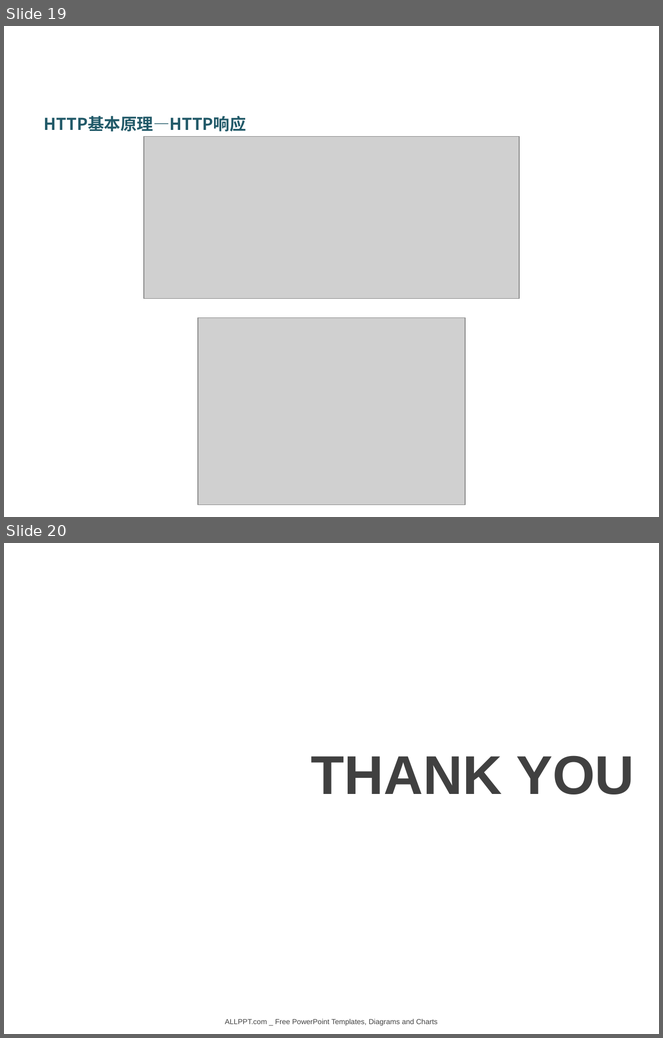
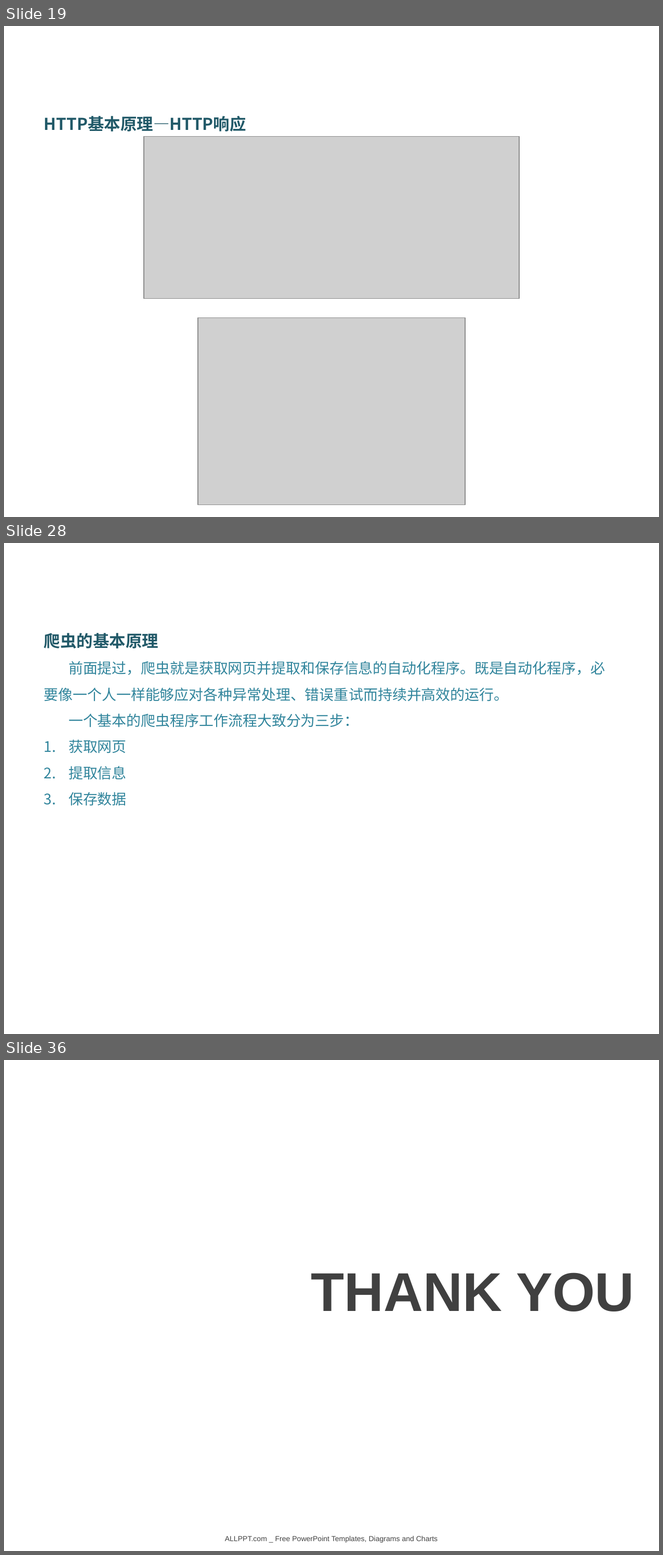
Before and after one commit to DataScienceCoding/Python-Web-Crawler, a slide deck: Python-Web-Crawler.pptx. Shown one above the other, each under a label of ours: slides 19 and 20 before the commit, slides 19, 28 and 36 after it; the slides between them are not shown. The pictures are 663x1038 and 663x1555 pixels, drawn with LibreOffice and Linux fonts; fonts in the diff are those of the drawing; grey boxes stand for pictures; background and template pictures are left out. Boxes give left, top, right and bottom in pixels: in the first picture for what was removed or moved away, otherwise in the second. Text is boxed around its words. In the diff, an @@ line names an element or a change of style, - is before the commit and + after.

```diff
--- a/Python-Web-Crawler.pptx
+++ b/Python-Web-Crawler.pptx
@@ slide 28 added at (4,543,659,1034), background picture (left out) @@
@@ text added at (44,633,605,806), 16 pt, text #31859C @@
+爬虫的基本原理
+前面提过，爬虫就是获取网页并提取和保存信息的自动化程序。既是自动化程序，必要像一个人一样能够应对各种异常处理、错误重试而持续并高效的运行。
+一个基本的爬虫程序工作流程大致分为三步：
+1. 获取网页
+2. 提取信息
+3. 保存数据
@@ what was slide 20 is now slide 36 @@
```
Also in this commit, not shown: 1 slide changed, 15 other slides added, 9 other files.
